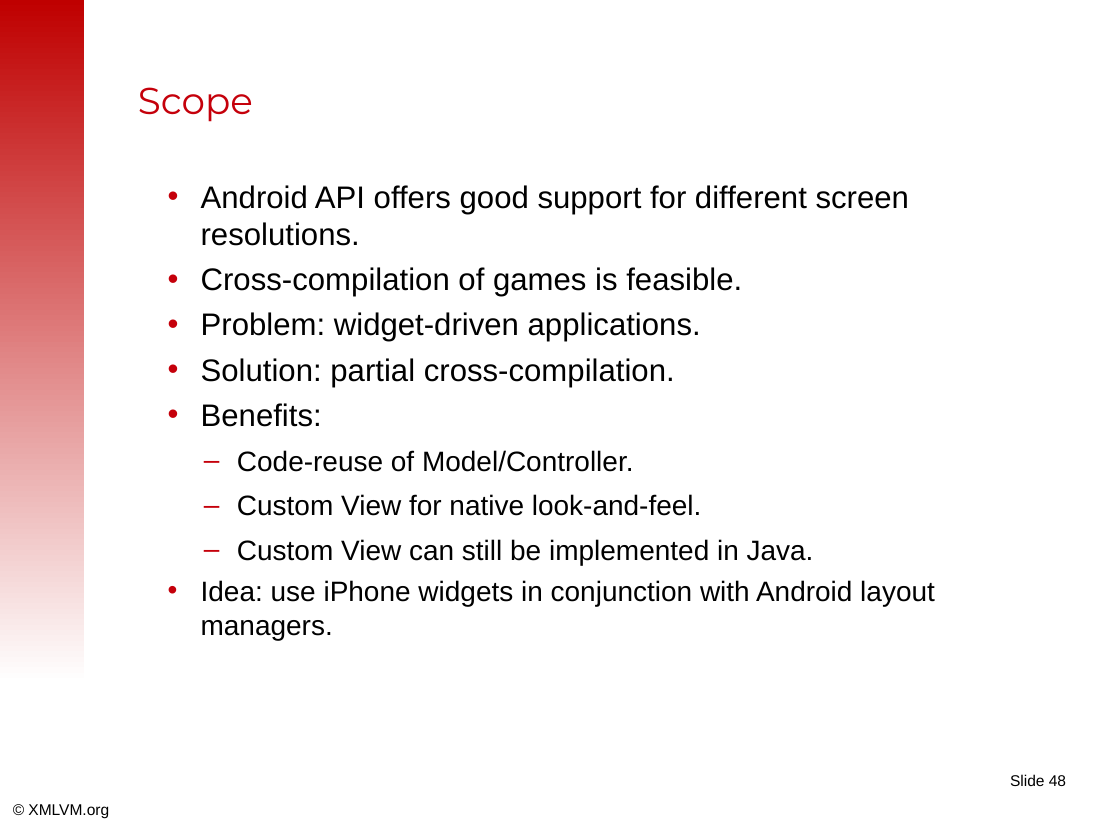
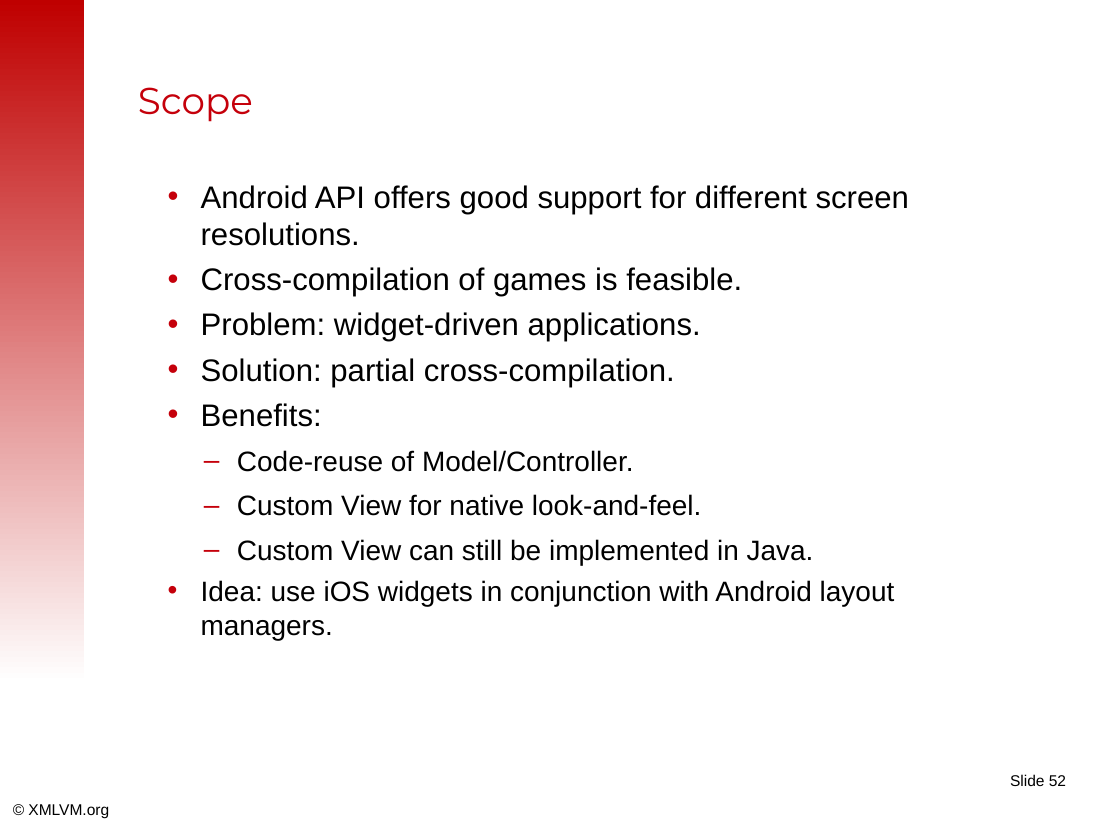
Before and after one commit to tisoft/xmlvm, a slide deck: slide 52 of doc/slides/android2iphone-master.odp (slide 48 before the commit). Drawn at 1120x840 pixels with LibreOffice and Linux fonts; fonts in the diff are those of the drawing; background and template pictures are left out. Boxes give left, top, right and bottom in pixels: in the first picture for what was removed or moved away, otherwise in the second. Text is boxed around its words. In the diff, an @@ line names an element or a change of style, - is before the commit and + after.

```diff
--- a/doc/slides/android2iphone-master.odp
+++ b/doc/slides/android2iphone-master.odp
@@ text at bbox=[201, 580, 895, 640]: text changed @@
-• Idea: use iPhone widgets in conjunction with Android layout managers.
+• Idea: use iOS widgets in conjunction with Android layout managers.
@@ page number at bbox=[1010, 774, 1066, 786]: text changed @@
-Slide 48
+Slide 52
```
Also in this commit, not shown: 13 other slides changed, 4 slides added, 3 slides removed.
